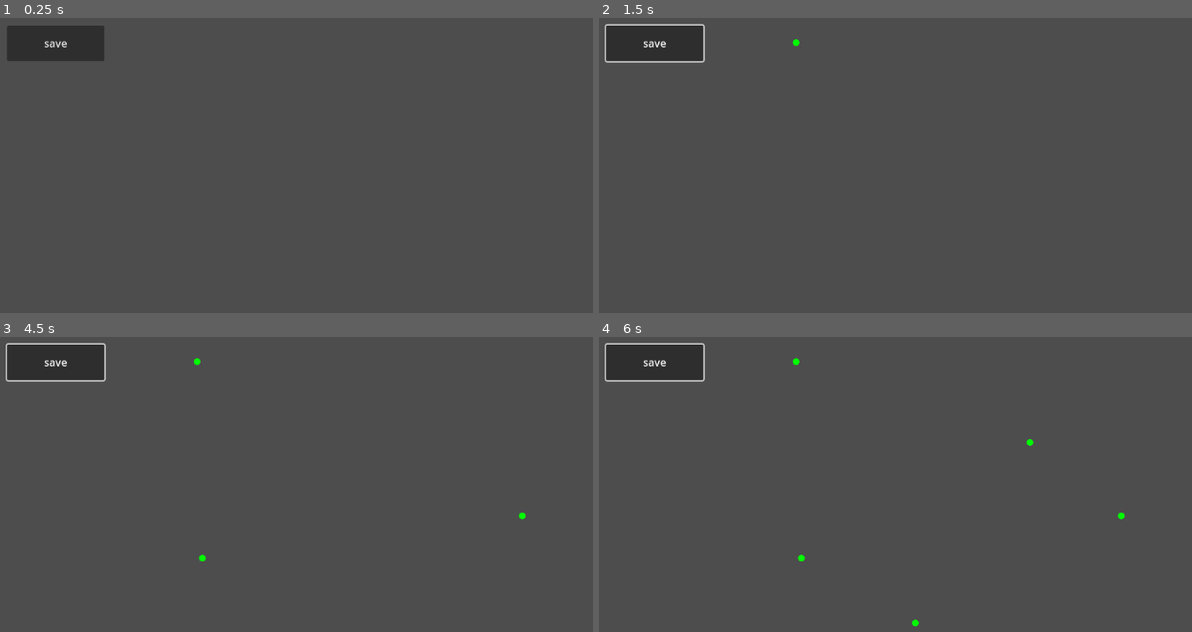
Above: before the commit, frames 1-4 (two rows, left to right).
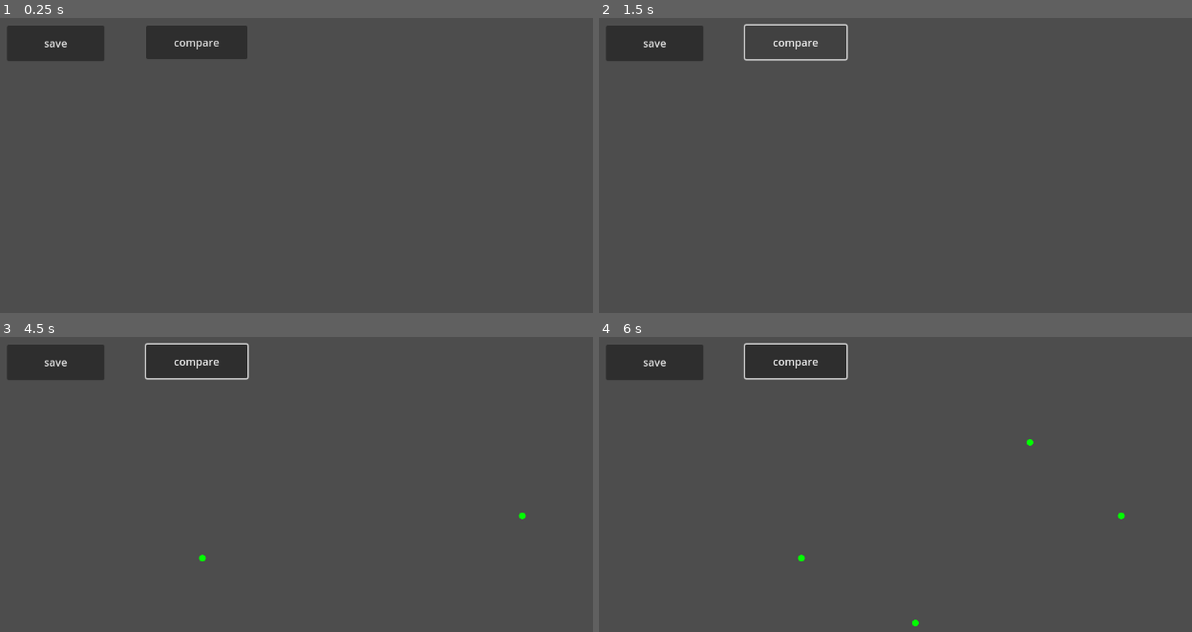
Above: after the commit, the same moments.

Repository: uprun/GRAIL-like
Game: Godot game, scene res://main.tscn
The game is run twice, just before and just after one commit, with the same random seed, the same clock (stepped at 60 frames per second) and the same inputs.
Inputs (mouse positions are in pixels of both pictures, inside the frame that each line leads up to):
- Up to frame 1 (0.25 s): no input
- Up to frame 2 (1.5 s): click "save" at 0.5 s; click (794, 41) at 1.25 s, where only the run after the commit has a clickable "compare"
- Up to frame 3 (4.5 s): click (195, 360) at 2 s, where only the run after the commit has a clickable "compare"; click (195, 360) at 2.75 s, where only the run after the commit has a clickable "compare"; move the mouse to (521, 516) at 3.52 s; click (521, 516) at 3.67 s; move the mouse to (201, 558) at 4.27 s; click (201, 558) at 4.42 s
- Up to frame 4 (6 s): move the mouse to (1031, 443) at 5.02 s; click (1031, 443) at 5.17 s; move the mouse to (913, 623) at 5.77 s; click (913, 623) at 5.92 s

The runs differ from the first frame. In frame 1, 1.9% of the frame differs, in the area x 24-42%, y 2-14%; in frame 2, 0.7%; in frame 3, 2.5%, in the area x 0-43%, y 1-16%; in frame 4, 2.5%.

Commit message:
2024-12-15--23h33m36s

Diff:
--- a/main.tscn
+++ b/main.tscn
@@ -14,5 +14,12 @@
 text = "save
 "
 
+[node name="compare" type="Button" parent="."]
+offset_left = 261.0
+offset_top = 33.0
+offset_right = 414.0
+offset_bottom = 84.0
+text = "compare"
+
 [connection signal="button_down" from="Button" to="." method="_on_button_button_down"]
 [connection signal="pressed" from="Button" to="." method="_on_button_pressed"]
